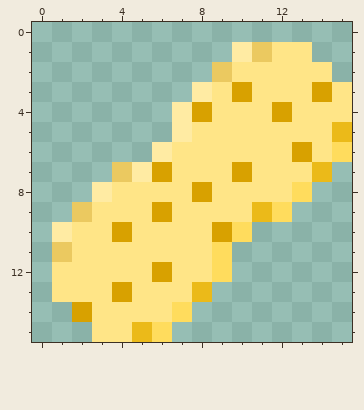
A pixel-art sprite gets an edit: block1.png. Above: the version before the commit.
Colours within 5 levels of each other are drawn and written as one.
And afterwards:
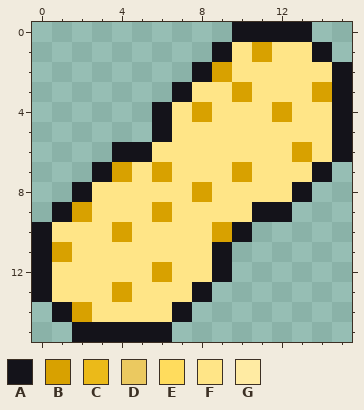
Palette (. is transparent): A #14131a  B #d8a100  C #ebba19  D #ebc960  E #ffdc5d  F #ffe587  G #ffeba3
Diff:
file 256x256 -> 128x128 pixels (blocks of 16x16 -> 8x8; one block is one cell here)
@@ x 0..15 @@
- 0 ................
- 1 ..........GDFF..
- 2 .........DFFFFF.
- 3 ........GFBFFFBF
- 4 .......GBFFFBFFF
- 5 .......GFFFFFFFC
- 6 ......GFFFFFFBFE
- 7 ....DGBFFFBFFFC.
- 8 ...GFFFFBFFFFE..
- 9 ..DFFFBFFFFCE...
-10 .GFFBFFFFBE.....
-11 .DFFFFFFFE......
-12 .FFFFFBFFE......
-13 .FFFBFFFC.......
-14 ..BFFFFE........
-15 ...FFCE.........
+ 0 ..........AAAA..
+ 1 .........AFBFFA.
+ 2 ........ABFFFFFA
+ 3 .......AFFBFFFBA
+ 4 ......AFBFFFBFFA
+ 5 ......AFFFFFFFFA
+ 6 ....AAFFFFFFFBFA
+ 7 ...ABFBFFFBFFFA.
+ 8 ..AFFFFFBFFFFA..
+ 9 .ABFFFBFFFFAA...
+10 AFFFBFFFFBA.....
+11 ABFFFFFFFA......
+12 AFFFFFBFFA......
+13 AFFFBFFFA.......
+14 .ABFFFFA........
+15 ..AAAAA.........
Pixel boxes of the changes (left, top, right, bottom) in both pictures:
changed: (32, 22, 352, 342)
